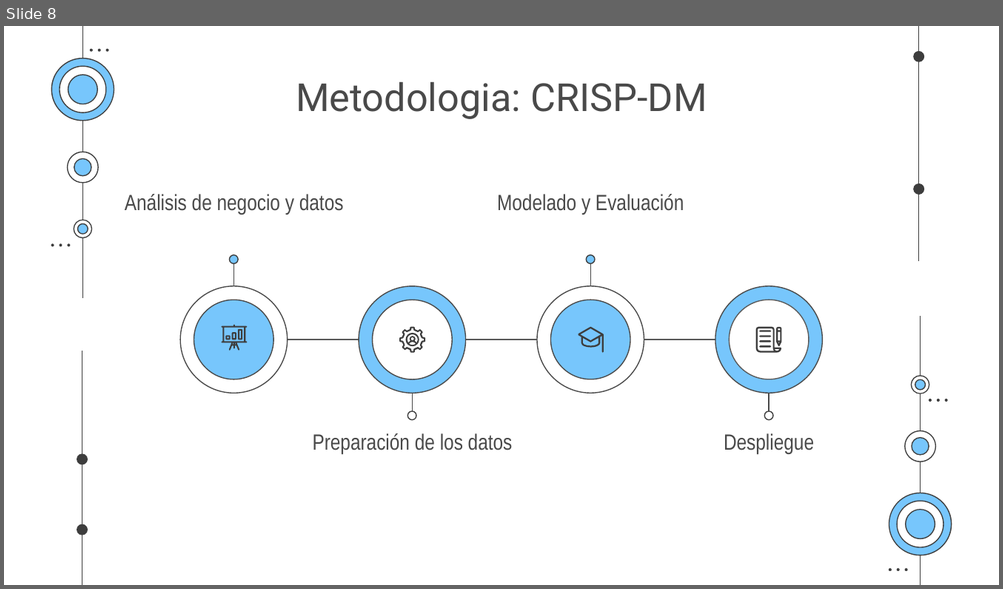
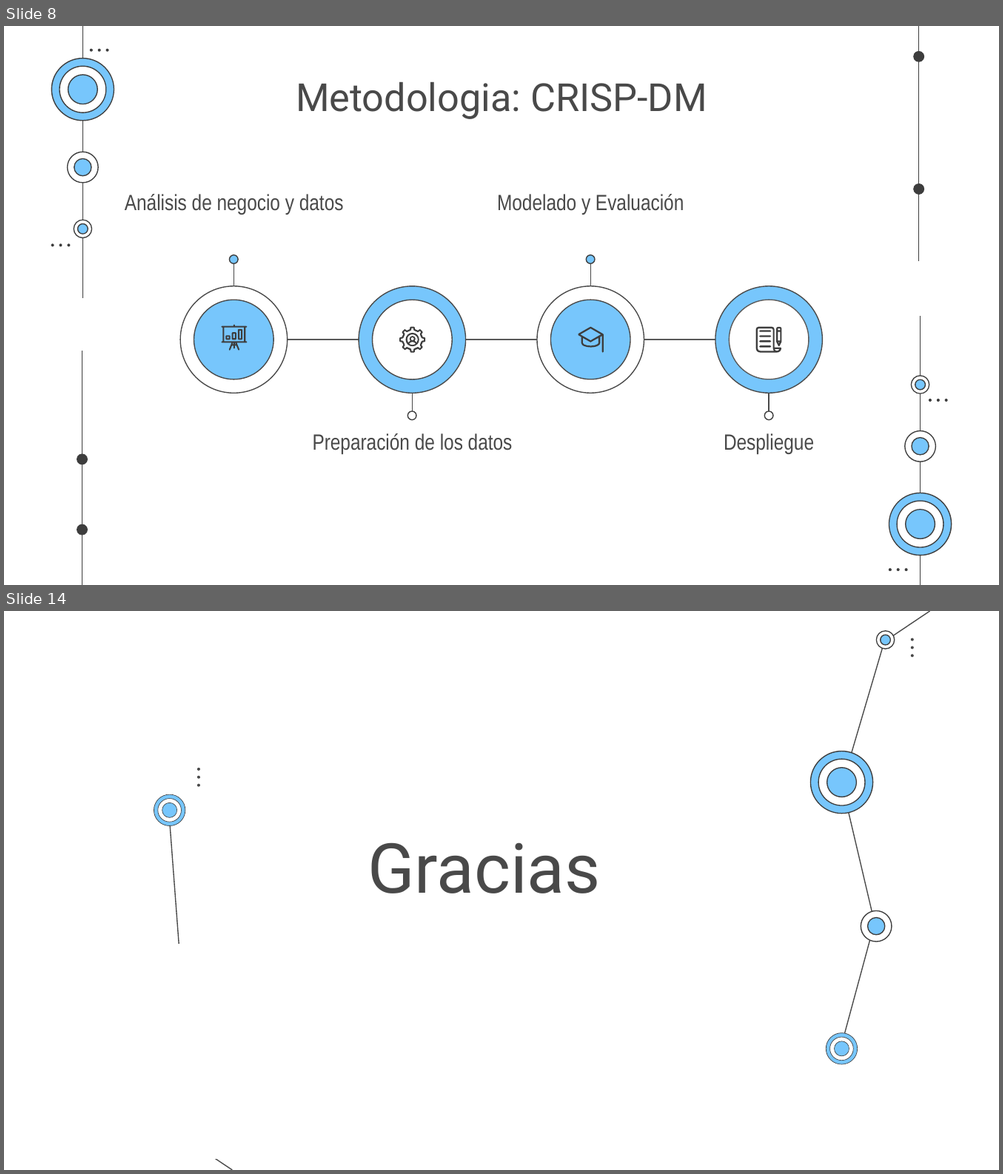
Before and after one commit to g1AI/SAI_PYMES, a slide deck: 6. Despliegue/AI En PYMES.pptx. Shown one above the other, each under a label of ours: slide 8 before the commit, slides 8 and 14 after it; the slides between them are not shown. The pictures are 1003x589 and 1003x1174 pixels, drawn with LibreOffice and Linux fonts; fonts in the diff are those of the drawing. Boxes give left, top, right and bottom in pixels: in the first picture for what was removed or moved away, otherwise in the second. Text is boxed around its words. In the diff, an @@ line names an element or a change of style, - is before the commit and + after.

```diff
--- a/6. Despliegue/AI En PYMES.pptx
+++ b/6. Despliegue/AI En PYMES.pptx
@@ slide 14 added at <box>4,611,999,1170</box>, background #FFFFFF @@
@@ line added from (930, 611) to (885, 641), #494949 0.75 pt @@
@@ line added from (884, 640) to (842, 785), #494949 0.75 pt @@
@@ group added at <box>875,630,894,649</box>: 4 freeform shapes @@
@@ ellipse added at <box>910,654,913,657</box>, fill #494949 @@
@@ ellipse added at <box>910,646,913,649</box>, fill #494949 @@
@@ ellipse added at <box>910,638,913,641</box>, fill #494949 @@
@@ ellipse added at <box>197,768,200,771</box>, fill #494949 @@
@@ ellipse added at <box>197,776,200,779</box>, fill #494949 @@
@@ ellipse added at <box>197,784,200,787</box>, fill #494949 @@
@@ group added at <box>810,752,874,815</box>: 6 freeform shapes @@
@@ line added from (842, 782) to (875, 927), #494949 0.75 pt @@
@@ freeform shape added at <box>153,794,185,826</box>, fill #3D3D3D @@
@@ freeform shape added at <box>154,795,186,827</box>, fill #77C6FC @@
@@ freeform shape added at <box>157,798,181,822</box>, fill #3D3D3D @@
@@ freeform shape added at <box>158,799,182,823</box>, fill #FFFFFF @@
@@ freeform shape added at <box>162,803,177,818</box>, fill #77C6FC @@
@@ freeform shape added at <box>162,803,177,818</box>, fill #3D3D3D @@
@@ line added from (182, 991) to (169, 810), #494949 0.75 pt @@
@@ title added at <box>367,843,600,894</box>, 50 pt, text #494949 @@
+Gracias
@@ group added at <box>860,911,892,943</box>: 4 freeform shapes @@
@@ line added from (874, 927) to (839, 1051), #494949 0.75 pt @@
@@ rectangle added at <box>42,945,822,1159</box>, fill #FFFFFF, outline #FFFFFF 0.75 pt @@
@@ group added at <box>825,1033,857,1065</box>: 6 freeform shapes @@
@@ line added from (232, 1170) to (103, 1083), #494949 0.75 pt @@
```
Also in this commit, not shown: 8 slides changed, 6 other slides added, 1 slide removed.
